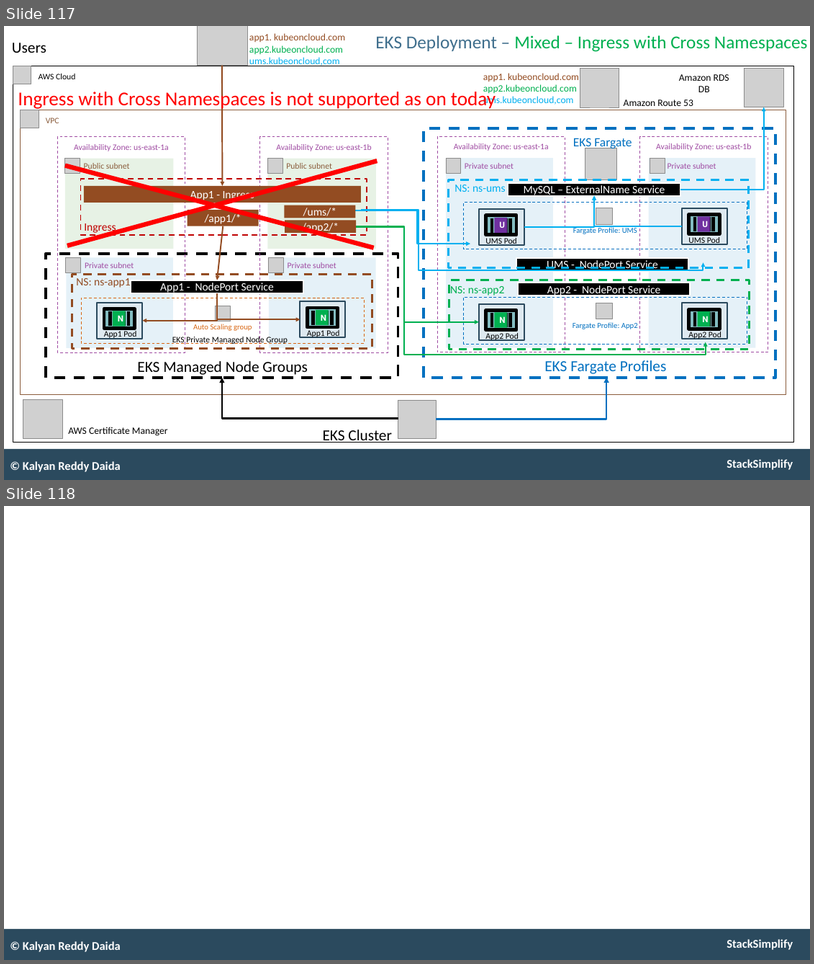
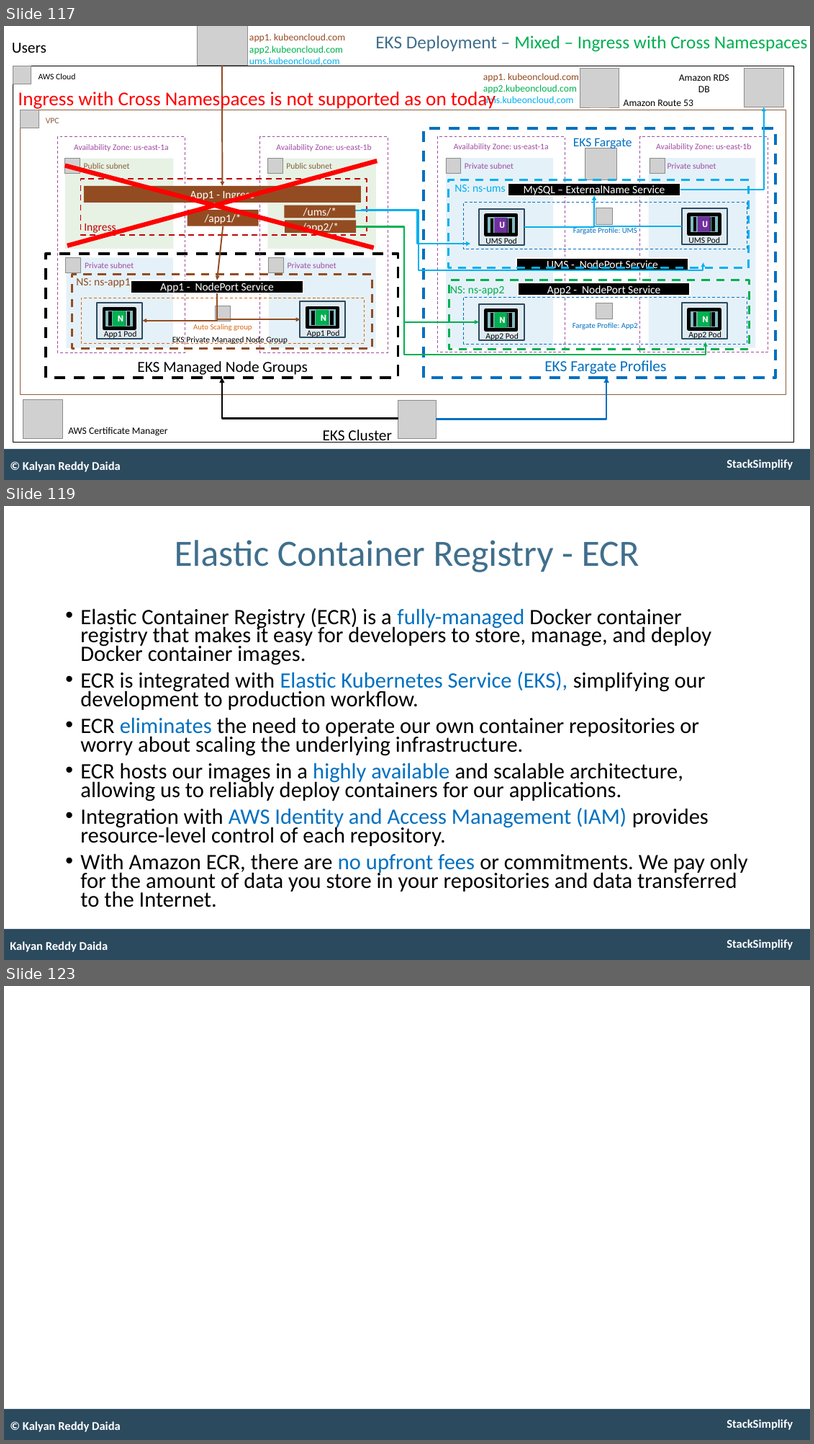
Before and after one commit to talvionyx/aws-eks-kubernetes-masterclass, a slide deck: presentation/AWS-Fargate-and-EKS-Masterclass.pptx. Shown one above the other, each under a label of ours: slides 117 and 118 before the commit, slides 117, 119 and 123 after it; the slides between them are not shown. The pictures are 814x964 and 814x1444 pixels, drawn with LibreOffice and Linux fonts; fonts in the diff are those of the drawing; grey boxes stand for pictures. Boxes give left, top, right and bottom in pixels: in the first picture for what was removed or moved away, otherwise in the second. Text is boxed around its words. In the diff, an @@ line names an element or a change of style, - is before the commit and + after.

Commit message:
Welcome to Stack Simplify

```diff
--- a/presentation/AWS-Fargate-and-EKS-Masterclass.pptx
+++ b/presentation/AWS-Fargate-and-EKS-Masterclass.pptx
@@ slide 119 added at [4,506,810,960], background #FFFFFF; not listed: 2 template elements that a slide beside it also shows @@
@@ title added at [175,540,640,572], 53 pt, text #406F8D @@
+Elastic Container Registry - ECR
@@ text added at [80,608,748,907], 31.4 pt, text #000000 @@
+• Elastic Container Registry (ECR) is a fully-managed Docker container registry that makes it easy for developers to store, manage, and deploy Docker container images.
+• ECR is integrated with Elastic Kubernetes Service (EKS), simplifying our development to production workflow.
+• ECR eliminates the need to operate our own container repositories or worry about scaling the underlying infrastructure.
+• ECR hosts our images in a highly available and scalable architecture, allowing us to reliably deploy containers for our applications.
+• Integration with AWS Identity and Access Management (IAM) provides resource-level control of each repository.
+• With Amazon ECR, there are no upfront fees or commitments. We pay only for the amount of data you store in your repositories and data transferred to the Internet.
@@ text added at [10,941,108,952], 17 pt, text #FFFFFF, bold @@
+Kalyan Reddy Daida
@@ what was slide 118 is now slide 123 @@
```
Also in this commit, not shown: 2 slides changed, 4 other slides added.
